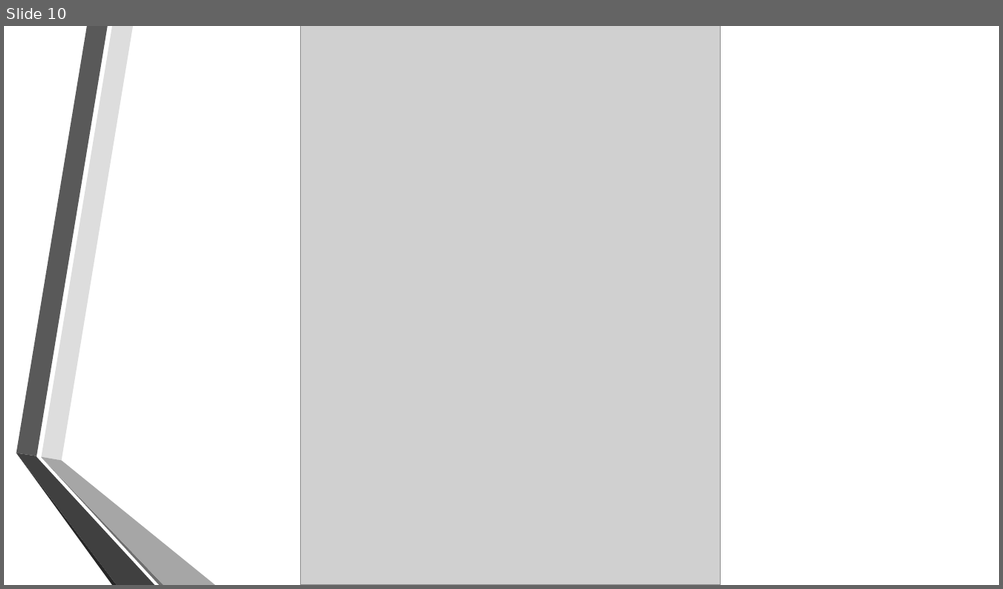
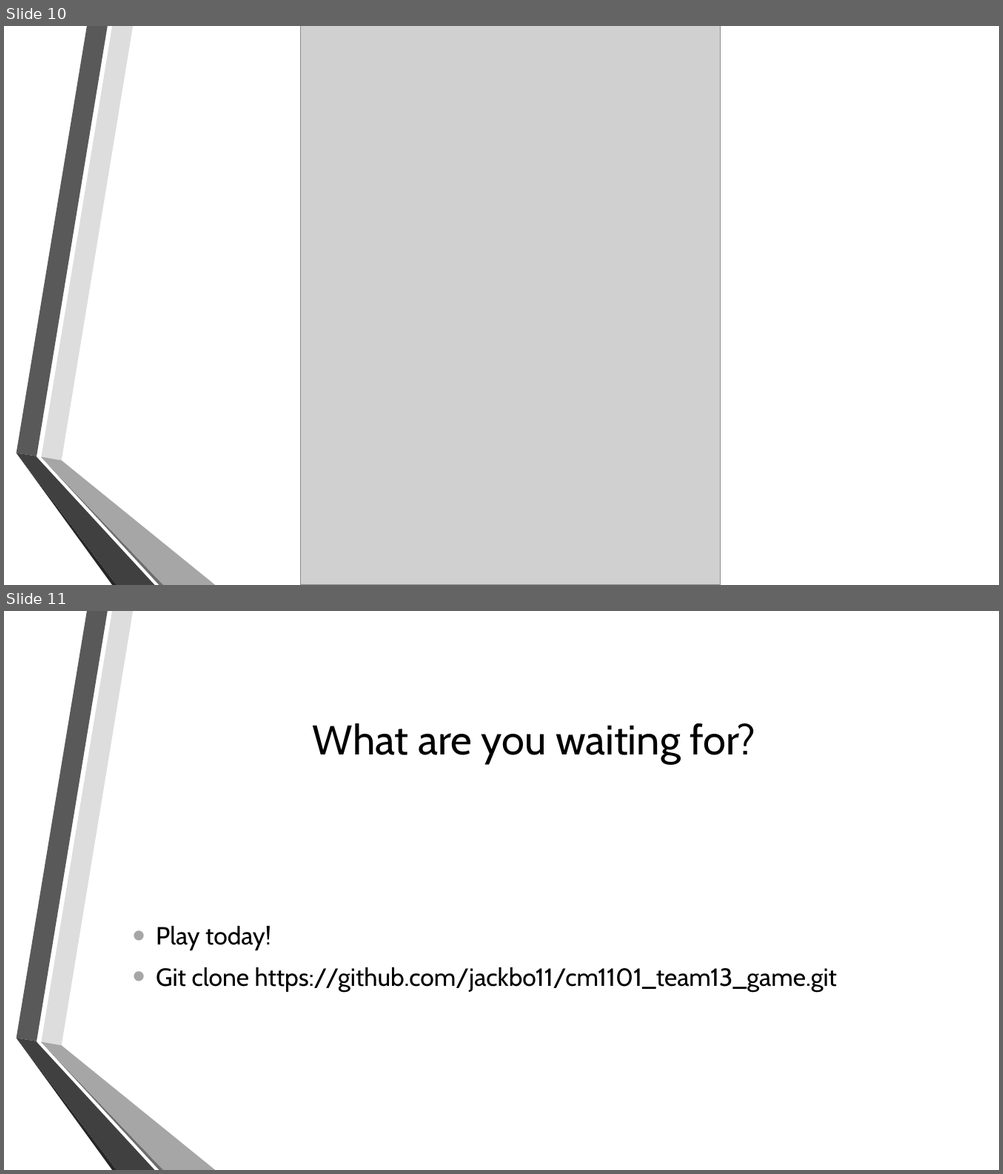
Before and after one commit to jackbo11/cm1101_team13_game, a slide deck: A night out at the SU.pptx. Shown one above the other, each under a label of ours: slide 10 before the commit, slides 10 and 11 after it. The pictures are 1003x589 and 1003x1174 pixels, drawn with LibreOffice and Linux fonts; fonts in the diff are those of the drawing; grey boxes stand for pictures; background and template pictures are left out. Boxes give left, top, right and bottom in pixels: in the first picture for what was removed or moved away, otherwise in the second. Text is boxed around its words. In the diff, an @@ line names an element or a change of style, - is before the commit and + after.

Commit message:
Add git clone link to powerpoint

```diff
--- a/A night out at the SU.pptx
+++ b/A night out at the SU.pptx
@@ slide 11 added at (4,611,999,1170), background picture (left out); not listed: 6 template elements that a slide beside it also shows @@
@@ title added at (313,723,755,764), 40 pt, text #000000 @@
+What are you waiting for?
@@ text added at (156,925,836,992), 24 pt, text #000000 @@
+• Play today!
+• Git clone https://github.com/jackbo11/cm1101_team13_game.git
```
